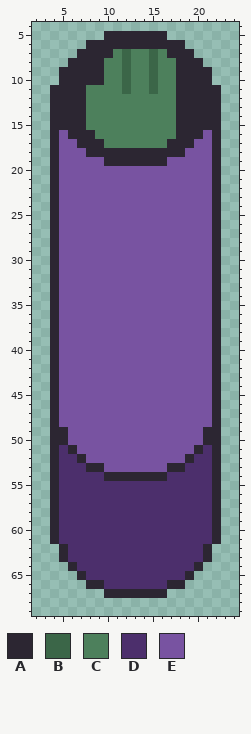
Edited in one commit: sprite sheet (Assets/Sprites/Environment/Switch_OFF.png). This is how it looked before the edit.
The file is 29x70 pixels. Shown: x 2..24, y 4..69.
Palette (. is transparent): A #2c2632  B #3b6648  C #4d805c  D #4c2f6c  E #7853a1
The result:
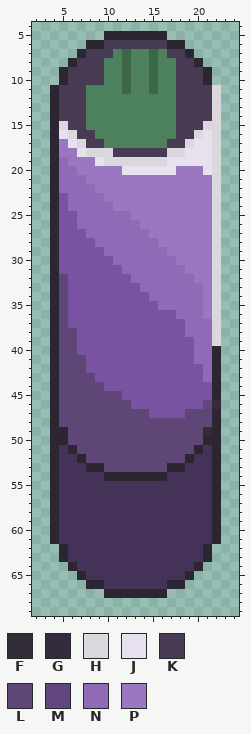
Colours new in this view: F #322d37  G #352b3f  H #dad8dc  J #e7e0ef  K #463b53  L #5e4777  M #61467f  N #8f6bb7  P #9a77c1
Changes in this commit:
colour D: #4c2f6c -> #443259
y 6: x 10..16 AAAAAAA -> KKKKKKK
y 7: x 8..10 AAA -> KKK; x 17..18 AA -> KK
y 8: x 7..9 AAA -> KKK; x 18..19 AA -> KK
y 9..10: x 6..9 AAAA -> KKKK; x 18..20 AAA -> KKK
y 11..14: x 5..7 AAA -> KKK; x 18..22 AAAAA -> KKKKH
y 15: x 5..7 AAA -> HKK; x 18..22 AAAAA -> KKKHH
y 16: x 5..8 EAAA -> JHKK; x 18..22 AAAEA -> KKHJH
y 17: x 5..9 EEAAA -> PJHKK; x 17..22 AAAEEA -> KKHJJH
y 18: x 5..22 EEEAAAAAAAAAAAEEEA -> PPJHHHKKKKKKHHJJJH
y 19: x 5..22 EEEEEAAAAAAAEEEEEA -> NPPPJHHHHHHHJJJJJH
y 20: x 5..22 EEEEEEEEEEEEEEEEEA -> NNPPPPPJJJJJJPPPJH
y 21: x 5..22 EEEEEEEEEEEEEEEEEA -> NNNPPPPPPPPPPPPPPH
y 22: x 5..22 EEEEEEEEEEEEEEEEEA -> NNNNPPPPPPPPPPPPPH
y 23: x 6..22 EEEEEEEEEEEEEEEEA -> NNNNPPPPPPPPPPPPH
y 24: x 6..22 EEEEEEEEEEEEEEEEA -> NNNNNPPPPPPPPPPPH
y 25: x 7..22 EEEEEEEEEEEEEEEA -> NNNNNNPPPPPPPPPH
y 26: x 7..22 EEEEEEEEEEEEEEEA -> NNNNNNNPPPPPPPPH
y 27: x 8..22 EEEEEEEEEEEEEEA -> NNNNNNNPPPPPPPH
y 28: x 9..22 EEEEEEEEEEEEEA -> NNNNNNNPPPPPPH
y 29: x 10..22 EEEEEEEEEEEEA -> NNNNNNNPPPPPH
y 30: x 11..22 EEEEEEEEEEEA -> NNNNNNNPPPPH
y 31: x 12..22 EEEEEEEEEEA -> NNNNNNNPPPH
y 32: x 5 E -> L; x 13..22 EEEEEEEEEA -> NNNNNNNPPH
y 33: x 5 E -> L; x 14..22 EEEEEEEEA -> NNNNNNNPH
y 34: x 5 E -> L; x 15..22 EEEEEEEA -> NNNNNNPH
y 35: x 5 E -> L; x 16..22 EEEEEEA -> NNNNNPH
y 36: x 5 E -> L; x 18..22 EEEEA -> NNNPH
y 37: x 5 E -> L; x 19..22 EEEA -> NNNH
y 38: x 5..6 EE -> LL; x 19..22 EEEA -> NNNH
y 39: x 5..6 EE -> LL; x 20..22 EEA -> NNH
y 40: x 5..6 EE -> LL; x 20..21 EE -> NN
y 41: x 5..7 EEE -> LLL; x 20..21 EE -> NN
y 42: x 5..7 EEE -> LLL; x 21 E -> N
y 43: x 5..8 EEEE -> LLLL; x 21 E -> N
y 44: x 5..9 EEEEE -> LLLLL
y 45: x 5..11 EEEEEEE -> LLLLLLL
y 46: x 5..12 EEEEEEEE -> LLLLLLLL; x 21..22 EA -> MG
y 47: x 5..14 EEEEEEEEEE -> LLLLLLLLLL; x 19..21 EEE -> LLL
y 48: x 5..21 EEEEEEEEEEEEEEEEE -> LLLLLLLLLLLLLLLLL
y 49: x 6..21 EEEEEEEEEEEEEEEA -> LLLLLLLLLLLLLLLF
y 50: x 6..20 EEEEEEEEEEEEEEE -> LLLLLLLLLLLLLLL
y 51: x 7..19 EEEEEEEEEEEEE -> LLLLLLLLLLLLL
y 52: x 8..18 EEEEEEEEEEE -> LLLLLLLLLLL
y 53: x 10..16 EEEEEEE -> LLLLLLL
Boxes around the changes in both pictures, in picture pixels (x1, y1, x2, y2):
changed: (59, 40, 221, 589)
